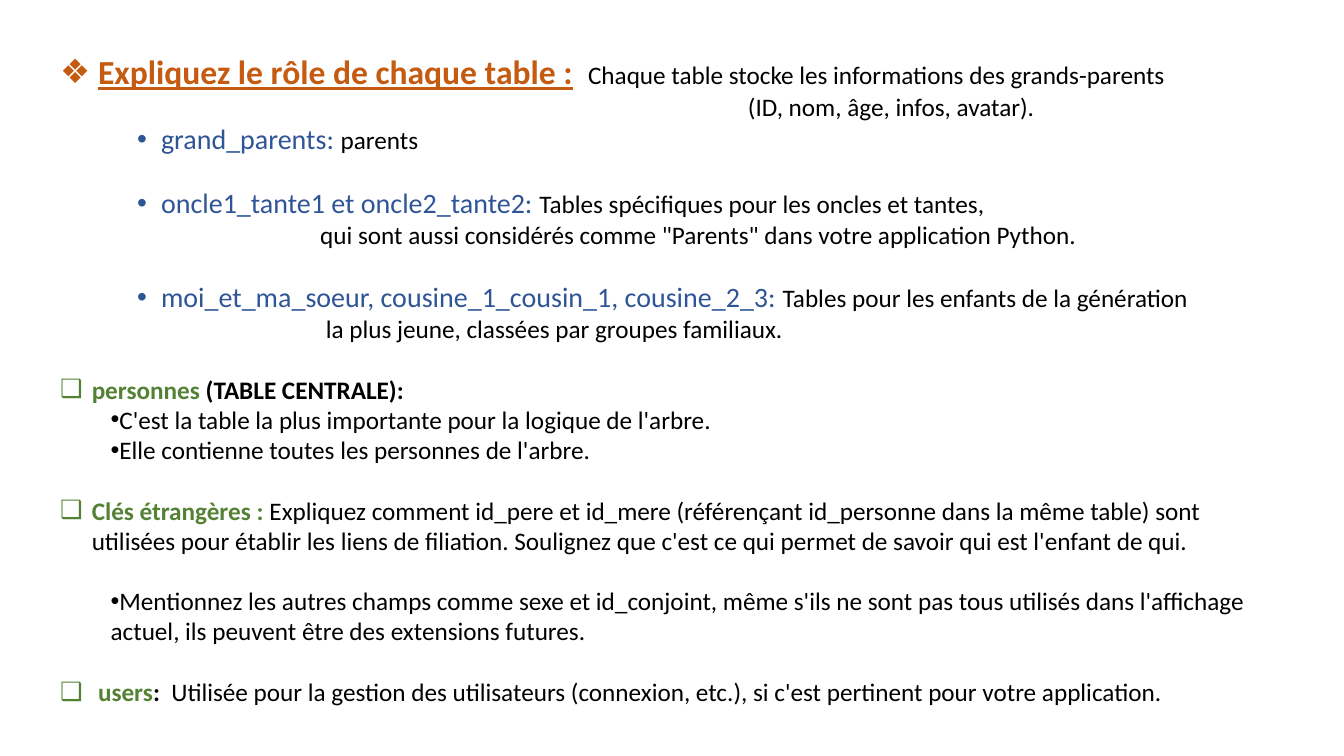
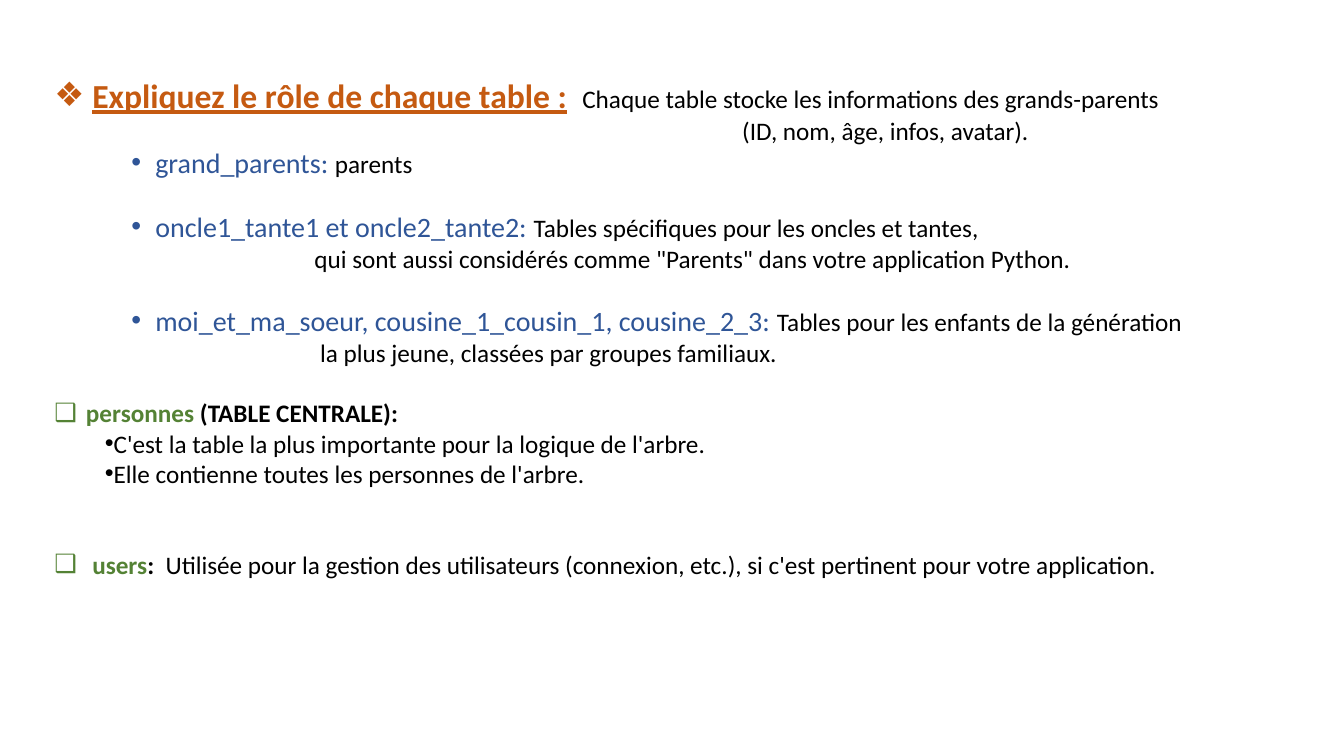
Before and after one commit to Zidaneravilimita/Arbre-genealogique, a slide deck: slide 8 of Présentation PP.pptx. Drawn at 1344x756 pixels with LibreOffice and Linux fonts; fonts in the diff are those of the drawing. Boxes give left, top, right and bottom in pixels: in the first picture for what was removed or moved away, otherwise in the second. Text is boxed around its words. In the diff, an @@ line names an element or a change of style, - is before the commit and + after.

Commit message:
rectification dans Power Point

```diff
--- a/Présentation PP.pptx
+++ b/Présentation PP.pptx
@@ text "Expliquez le rôle de chaque ..." moved from (x1=92, y1=60, x2=1244, y2=706) to (x1=86, y1=84, x2=1182, y2=579) @@
@@ text at (x1=92, y1=501, x2=1244, y2=644): paragraphs removed @@
-❑ Clés étrangères : Expliquez comment id_pere et id_mere (référençant id_personne dans la même table) sont utilisées pour établir les liens de filiation. Soulignez que c'est ce qui permet de savoir qui est l'enfant de qui.
-  • Mentionnez les autres champs comme sexe et id_conjoint, même s'ils ne sont pas tous utilisés dans l'affichage actuel, ils peuvent être des extensions futures.
```
Also in this commit, not shown: 2 slides added.
